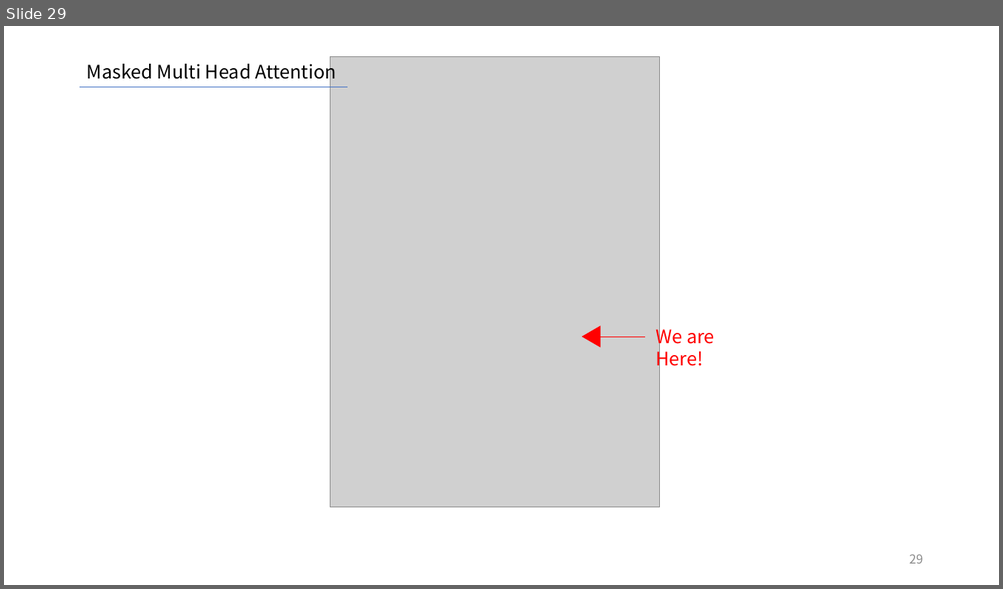
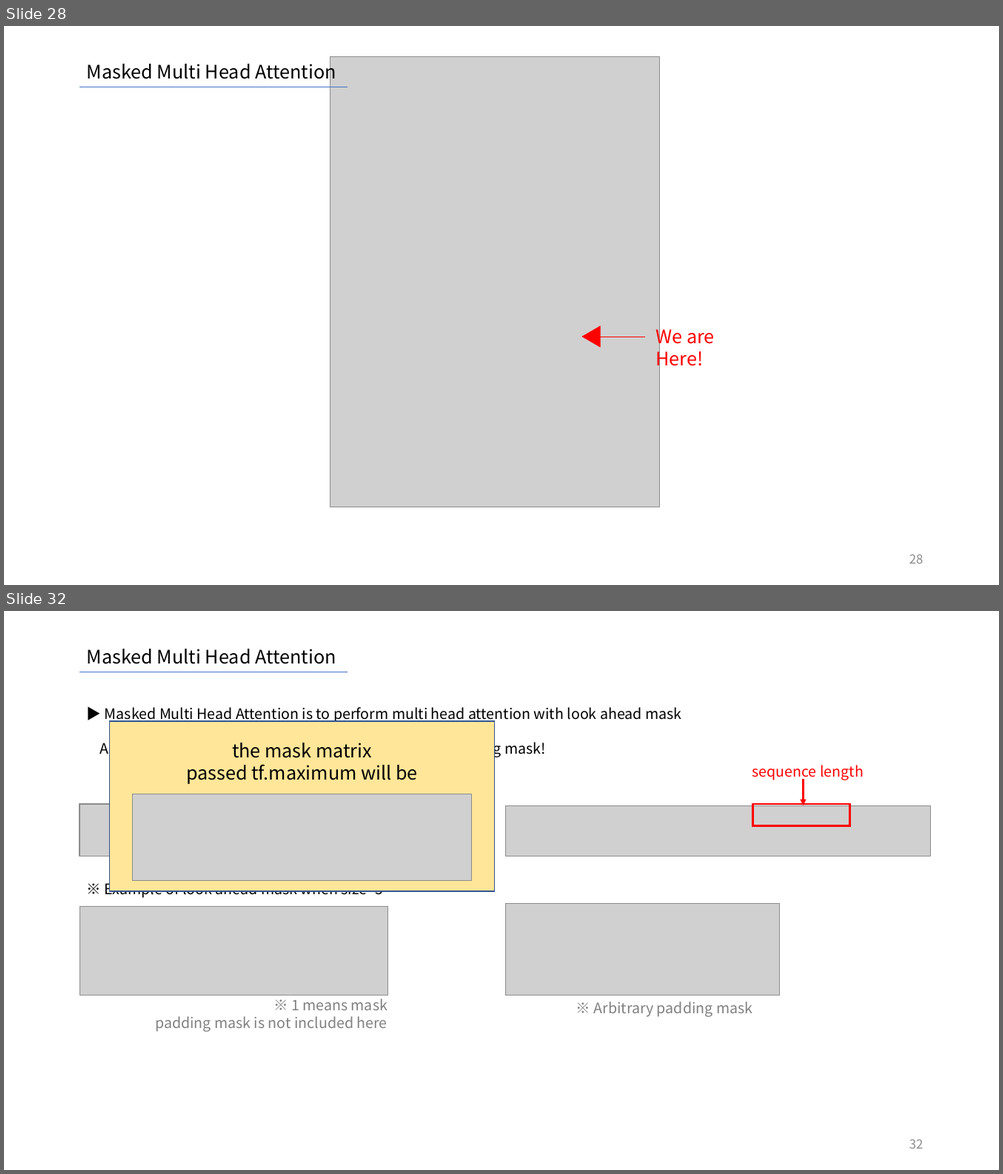
Before and after one commit to SiLviASizZ/HYU_2022, a slide deck: gradproj/meeting/0630_meeting/0702.pptx. Shown one above the other, each under a label of ours: slide 29 before the commit, slides 28 and 32 after it; the slides between them are not shown. The pictures are 1003x589 and 1003x1174 pixels, drawn with LibreOffice and Linux fonts; fonts in the diff are those of the drawing; grey boxes stand for pictures. Boxes give left, top, right and bottom in pixels: in the first picture for what was removed or moved away, otherwise in the second. Text is boxed around its words. In the diff, an @@ line names an element or a change of style, - is before the commit and + after.

```diff
--- a/gradproj/meeting/0630_meeting/0702.pptx
+++ b/gradproj/meeting/0630_meeting/0702.pptx
@@ slide 32 added at (4,611,999,1170), background #FFFFFF @@
@@ text added at (87,649,336,664), 18 pt, text #000000 @@
+Masked Multi Head Attention
@@ line added from (79, 672) to (348, 672), #4472C4 0.5 pt @@
@@ text added at (99,707,681,758), 14 pt, text #000000 @@
+▶ Masked Multi Head Attention is to perform multi head attention with look ahead mask
+As we said on ‘Masking’, Look ahead mask includes padding mask!
@@ rectangle added at (110,721,495,891), fill #FFE699, outline #325491 1 pt, 18 pt, text #000000 @@
+the mask matrix
+passed tf.maximum will be
@@ text added at (751,765,863,781), 14 pt, text #FF0000 @@
+sequence length
@@ arrow added from (803, 780) to (803, 806), #FF0000 1.5 pt @@
@@ picture added at (79,804,484,857) @@
@@ picture added at (132,794,472,881) @@
@@ picture added at (506,806,930,857) @@
@@ rectangle added at (753,804,850,826), outline #FF0000 2 pt @@
@@ text added at (105,880,383,899), 14 pt, text #000000 @@
+※ Example of look ahead mask when size=5
@@ picture added at (79,906,388,996) @@
@@ picture added at (506,903,780,996) @@
@@ text added at (155,999,387,1032), 14 pt, text #808080 @@
+※ 1 means mask
+padding mask is not included here
@@ text added at (594,1002,752,1017), 14 pt, text #808080 @@
+※ Arbitrary padding mask
@@ page number added at (909,1139,923,1149), 12 pt, text #8C8C8C @@
+32
@@ what was slide 29 is now slide 28 @@
@@ page number at (909,554,923,564): text changed @@
-29
+28
```
Also in this commit, not shown: 3 slides changed, 80 other slides added, 1 slide removed, 24 other files.
